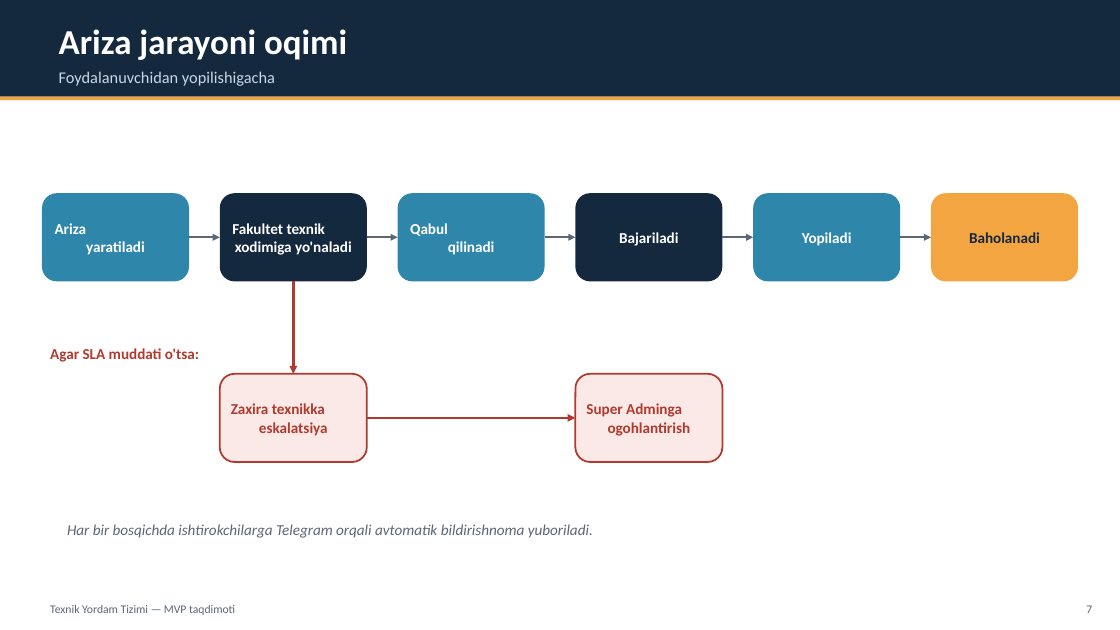
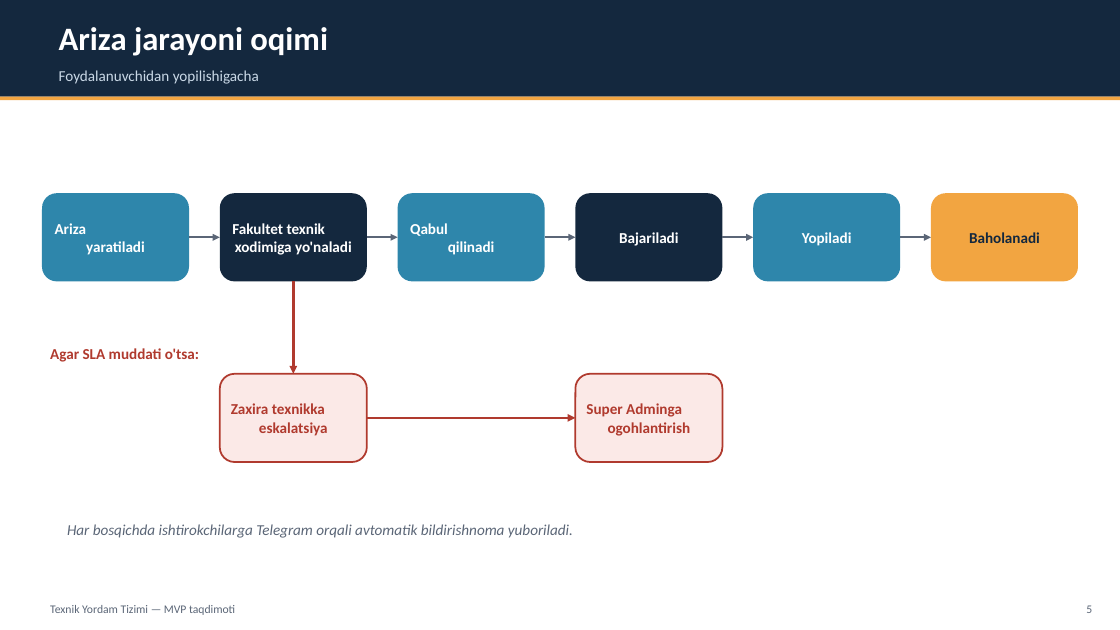
Before and after one commit to Avazbek2107/guldu_bot, a slide deck: slide 5 of Texnik_Yordam_Tizimi_MVP_Taqdimot.pptx (slide 7 before the commit). Drawn at 1120x630 pixels with LibreOffice and Linux fonts; fonts in the diff are those of the drawing. Boxes give left, top, right and bottom in pixels: in the first picture for what was removed or moved away, otherwise in the second. Text is boxed around its words. In the diff, an @@ line names an element or a change of style, - is before the commit and + after.

```diff
--- a/Texnik_Yordam_Tizimi_MVP_Taqdimot.pptx
+++ b/Texnik_Yordam_Tizimi_MVP_Taqdimot.pptx
@@ text "Ariza jarayoni oqimi" at (59,27,328,56): size 30 to 28 pt @@
@@ text "Foydalanuvchidan yopilishigacha" at (59,70,259,84): size 14 to 13 pt @@
@@ text at (67,524,573,538): text changed @@
-Har bir bosqichda ishtirokchilarga Telegram orqali avtomatik bildirishnoma yuboriladi.
+Har bosqichda ishtirokchilarga Telegram orqali avtomatik bildirishnoma yuboriladi.
@@ text at (1086,605,1092,613): text changed @@
-7
+5
```
Also in this commit, not shown: 5 other slides changed, 3 slides added, 6 slides removed.
